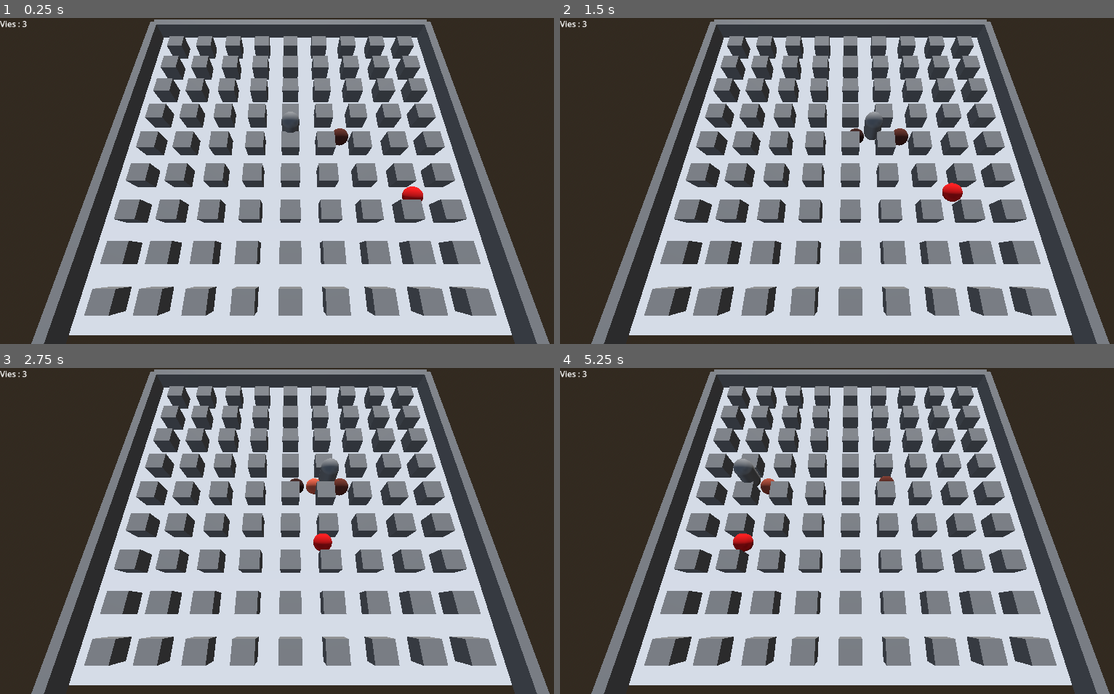
Above: before the commit, frames 1-4 (two rows, left to right).
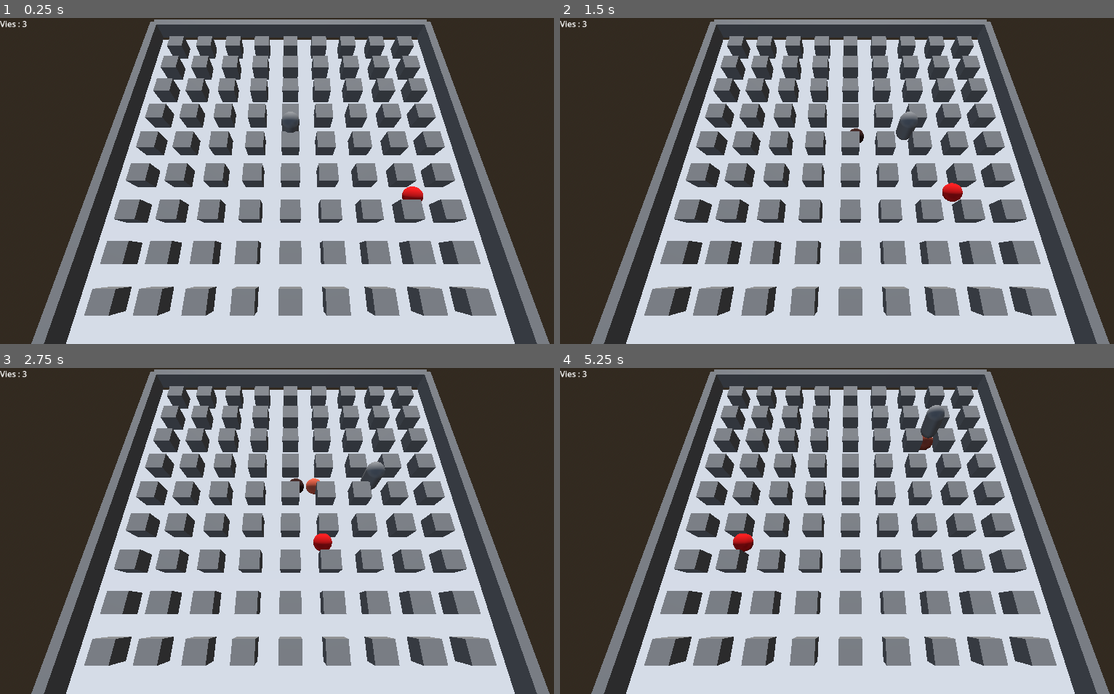
Above: after the commit, the same moments.

Repository: imalexlov1/BomberMan
Game: Godot game, scene res://bomberman/main.tscn
Two runs of this game, one before a commit and one after it. Both use one fixed random seed, a clock stepped at 60 frames per second and the inputs below.
Inputs:
- Up to frame 1 (0.25 s): no input
- Up to frame 2 (1.5 s): hold D (droite) 0.53-1.28 s; tap Keypad 0 (poser_bombe) at 0.6 s; hold Left (gauche) from 1.28 s (still down); tap S (reculer) at 1.35 s
- Up to frame 3 (2.75 s): release Left (gauche) at 2.03 s; hold D (droite) from 2.03 s (still down); tap Keypad 0 (poser_bombe) at 2.1 s
- Up to frame 4 (5.25 s): release D (droite) at 2.78 s; hold W (avancer) 2.78-3.53 s; tap S (reculer) at 2.85, 4.35 s; hold Left (gauche) from 3.53 s (still down); tap Keypad 0 (poser_bombe) at 3.6, 5.1 s

The runs differ from the first frame. In frame 1, 2.4% of the frame differs, in the area x 11-93%, y 6-100%; in frame 2, 2.7%; in frame 3, 2.7%; in frame 4, 2.8%.

Commit message:
edit item localisation

Diff:
--- a/bomberman/main.tscn
+++ b/bomberman/main.tscn
@@ -30,9 +30,10 @@
 transform = Transform3D(1, 0, 0, 0, 1, 0, 0, 0, 1, 0, -0.3007927, -9.472788)
 
 [node name="Sol" parent="." instance=ExtResource("2_45vn0")]
+transform = Transform3D(1, 0, 0, 0, 1, 0, 0, 0, 1, 0, 0, 0.72963524)
 
 [node name="Bombe" parent="." instance=ExtResource("3_qpluv")]
-transform = Transform3D(1, 0, 0, 0, 1, 0, 0, 0, 1, 2.906, 0.6160375, 0)
+transform = Transform3D(1, 0, 0, 0, 1, 0, 0, 0, 1, 2.906, -3.8046112, 0)
 
 [node name="Personnage" parent="." instance=ExtResource("4_fnspe")]
 
